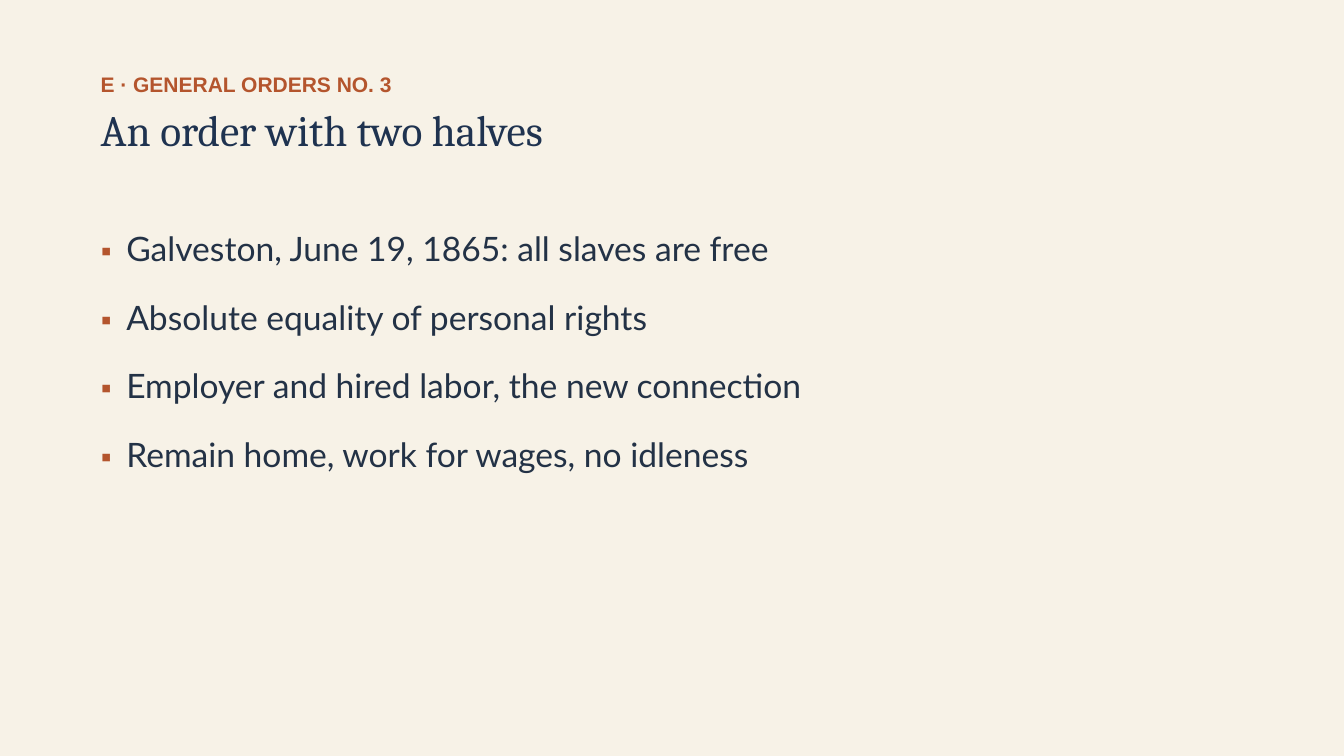
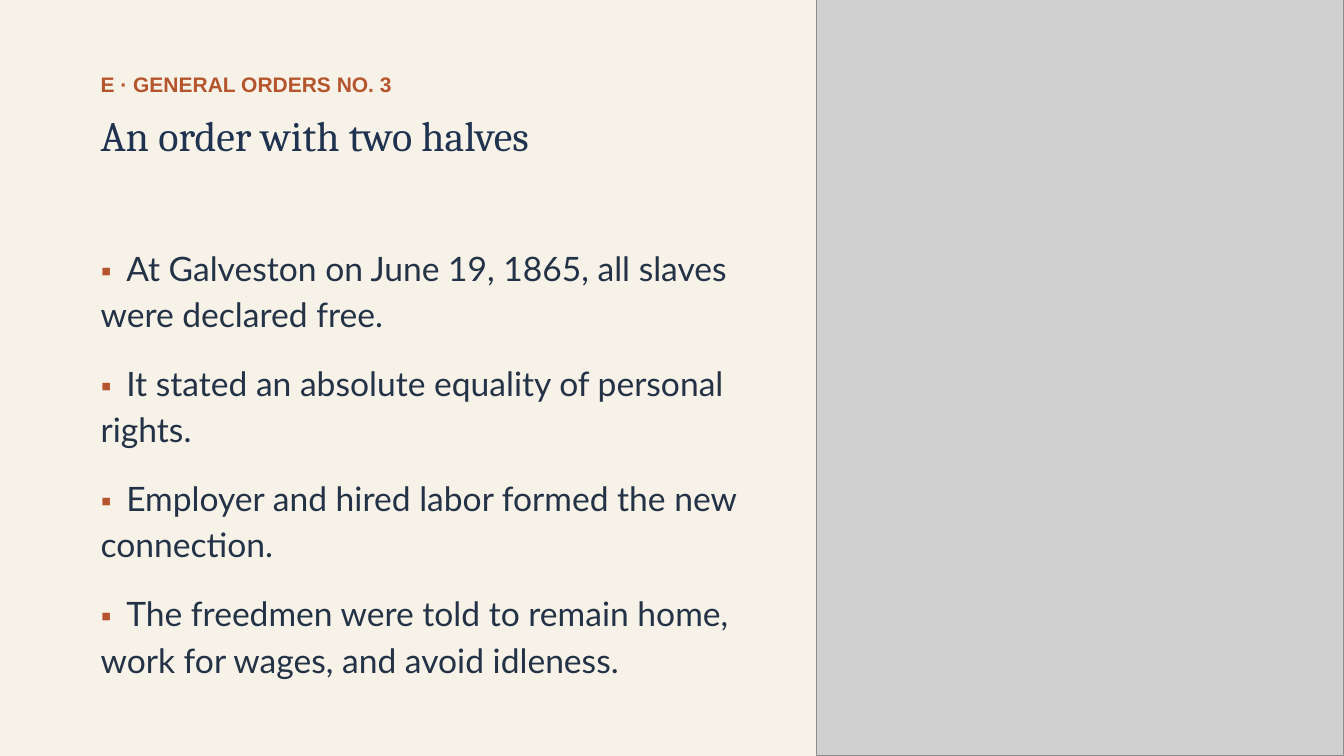
Before and after one commit to ab17gthb/humanities-curriculum-group, a slide deck: slide 15 of reconstruction/lesson-01/lesson-01-slides.pptx. Drawn at 1344x756 pixels with LibreOffice and Linux fonts; fonts in the diff are those of the drawing; grey boxes stand for pictures. Boxes give left, top, right and bottom in pixels: in the first picture for what was removed or moved away, otherwise in the second. Text is boxed around its words. In the diff, an @@ line names an element or a change of style, - is before the commit and + after.

```diff
--- a/reconstruction/lesson-01/lesson-01-slides.pptx
+++ b/reconstruction/lesson-01/lesson-01-slides.pptx
@@ picture added at [817,0,1344,756] @@
@@ text "An order with two halves" at [101,122,528,152]: size 31 to 30 pt; line spacing 1.05 to 1.18 @@
@@ text at [101,256,737,679]: text changed @@
-▪ Galveston, June 19, 1865: all slaves are free
-▪ Absolute equality of personal rights
-▪ Employer and hired labor, the new connection
-▪ Remain home, work for wages, no idleness
+▪ At Galveston on June 19, 1865, all slaves were declared free.
+▪ It stated an absolute equality of personal rights.
+▪ Employer and hired labor formed the new connection.
+▪ The freedmen were told to remain home, work for wages, and avoid idleness.
```
Also in this commit, not shown: 9 other slides changed, 6 other files.
